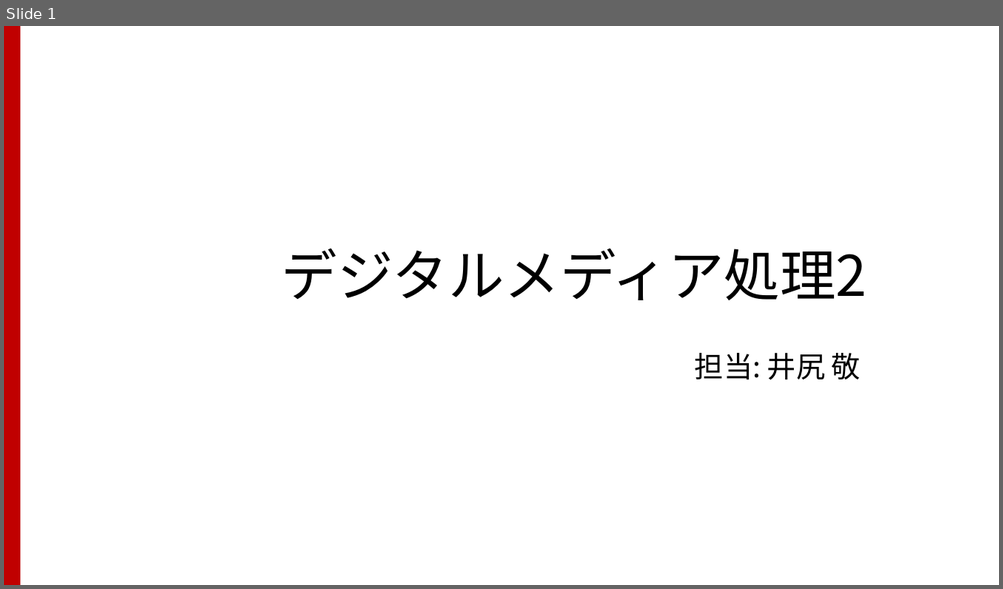
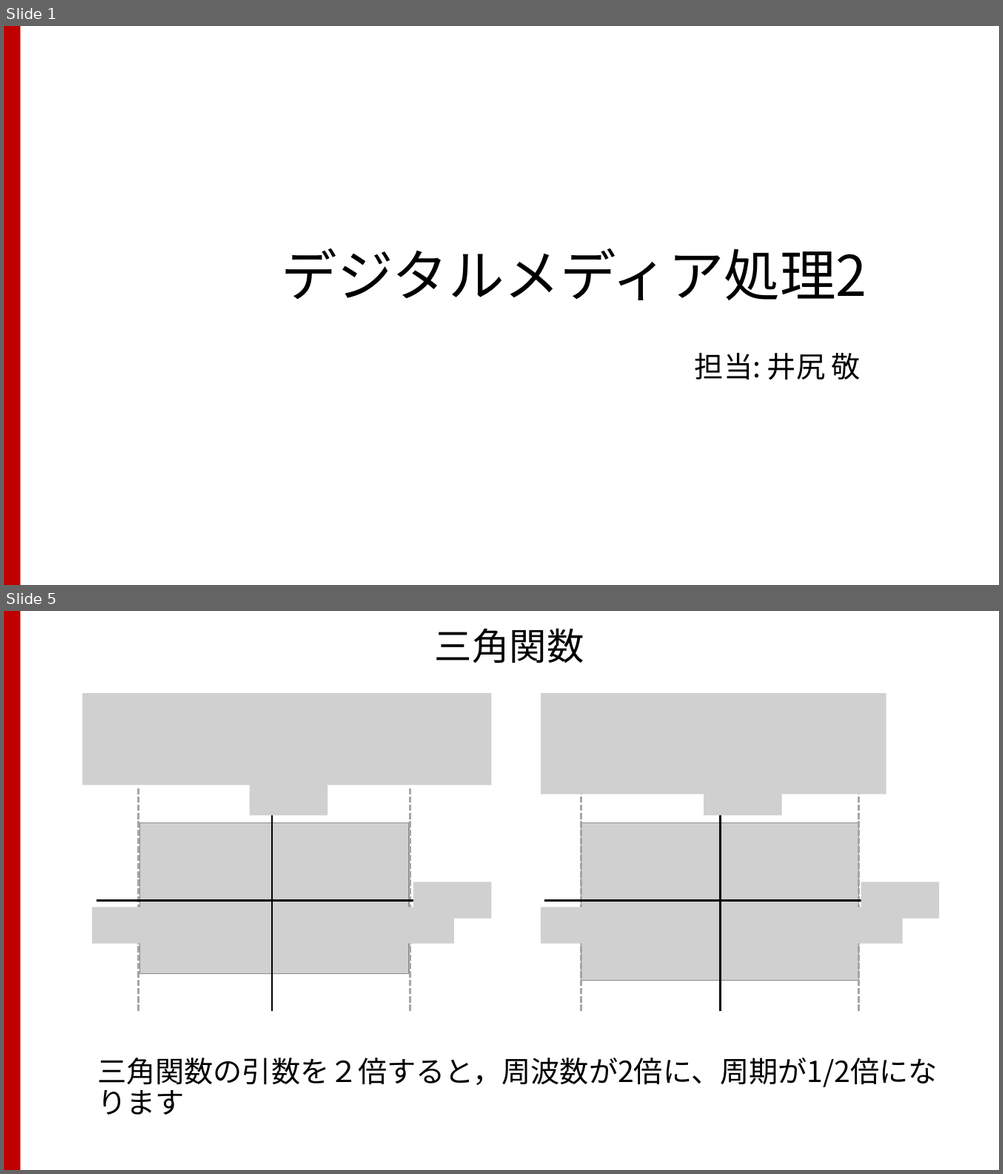
Before and after one commit to TakashiIjiri/TakashiIjiri.github.io, a slide deck: classes/dm2017/DigitalMedia2_4a.pptx. Shown one above the other, each under a label of ours: slide 1 before the commit, slides 1 and 5 after it; the slides between them are not shown. The pictures are 1003x589 and 1003x1174 pixels, drawn with LibreOffice and Linux fonts; fonts in the diff are those of the drawing; grey boxes stand for pictures. Boxes give left, top, right and bottom in pixels: in the first picture for what was removed or moved away, otherwise in the second. Text is boxed around its words. In the diff, an @@ line names an element or a change of style, - is before the commit and + after.

```diff
--- a/classes/dm2017/DigitalMedia2_4a.pptx
+++ b/classes/dm2017/DigitalMedia2_4a.pptx
@@ slide 5 added at [4,611,999,1170], background #FFFFFF; not listed: 1 template element that a slide beside it also shows @@
@@ title added at [435,628,584,663], 36 pt, text #000000 @@
+三角関数
@@ picture added at [82,693,491,785] @@
@@ picture added at [540,693,886,794] @@
@@ picture added at [250,779,328,815] @@
@@ picture added at [704,779,782,815] @@
@@ line added from (138, 1011) to (138, 789), #A6A6A6 2 pt dashed @@
@@ arrow added from (272, 1011) to (272, 789), #000000 2 pt @@
@@ line added from (410, 1011) to (410, 789), #A6A6A6 2 pt dashed @@
@@ line added from (580, 1011) to (580, 789), #A6A6A6 2 pt dashed @@
@@ arrow added from (720, 1011) to (720, 789), #000000 2 pt @@
@@ line added from (858, 1011) to (858, 789), #A6A6A6 2 pt dashed @@
@@ picture added at [140,823,408,974] @@
@@ picture added at [580,823,859,981] @@
@@ picture added at [413,882,491,918] @@
@@ picture added at [860,882,939,918] @@
@@ picture added at [92,907,170,944] @@
@@ arrow added from (96, 901) to (444, 901), #000000 2 pt @@
@@ picture added at [375,907,454,944] @@
@@ picture added at [540,907,619,944] @@
@@ arrow added from (545, 901) to (893, 901), #000000 2 pt @@
@@ picture added at [824,907,902,944] @@
@@ text added at [97,1058,937,1088], 28 pt, text #000000 @@
+三角関数の引数を２倍すると，周波数が2倍に、周期が1/2倍になります
```
Also in this commit, not shown: 14 other slides added, 37 slides removed, 12 other files.
